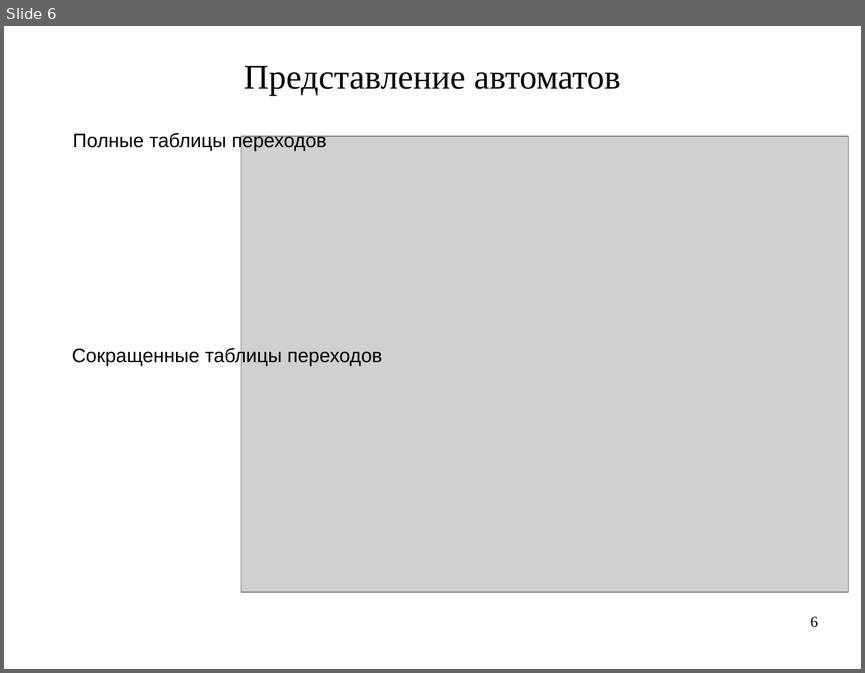
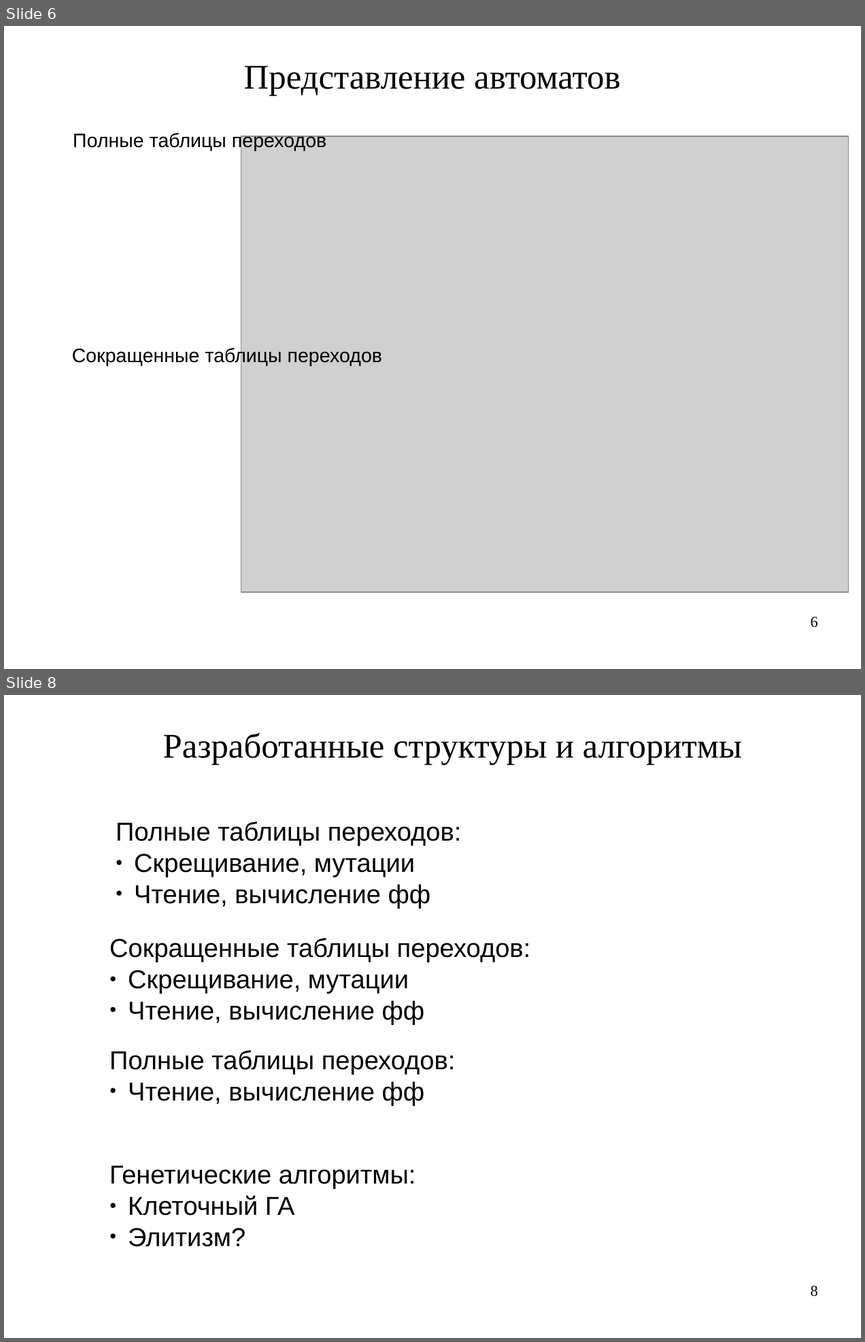
Before and after one commit to artem-bochkarev/master-work, a slide deck: Papers/PresentationKMU.odp. Shown one above the other, each under a label of ours: slide 6 before the commit, slides 6 and 8 after it; the slides between them are not shown. The pictures are 865x673 and 865x1342 pixels, drawn with LibreOffice and Linux fonts; fonts in the diff are those of the drawing; grey boxes stand for pictures. Boxes give left, top, right and bottom in pixels: in the first picture for what was removed or moved away, otherwise in the second. Text is boxed around its words. In the diff, an @@ line names an element or a change of style, - is before the commit and + after.

```diff
--- a/Papers/PresentationKMU.odp
+++ b/Papers/PresentationKMU.odp
@@ slide 8 added at bbox=[4, 695, 861, 1338], background #FFFFFF @@
@@ text added at bbox=[163, 732, 742, 764], 32 pt, text #000000 @@
+Разработанные структуры и алгоритмы
@@ text added at bbox=[116, 821, 462, 909], 24 pt, text #000000 @@
+Полные таблицы переходов:
+● Скрещивание, мутации
+● Чтение, вычисление фф
@@ text added at bbox=[109, 938, 531, 1025], 24 pt, text #000000 @@
+Сокращенные таблицы переходов:
+● Скрещивание, мутации
+● Чтение, вычисление фф
@@ text added at bbox=[109, 1050, 456, 1106], 24 pt, text #000000 @@
+Полные таблицы переходов:
+● Чтение, вычисление фф
@@ text added at bbox=[109, 1165, 416, 1246], 24 pt, text #000000 @@
+Генетические алгоритмы:
+● Клеточный ГА
+● Элитизм?
@@ page number added at bbox=[810, 1285, 818, 1296], 14 pt, text #000000 @@
+8
```
Also in this commit, not shown: 5 slides changed, 1 other slide added, 1 slide removed, 4 other files.
